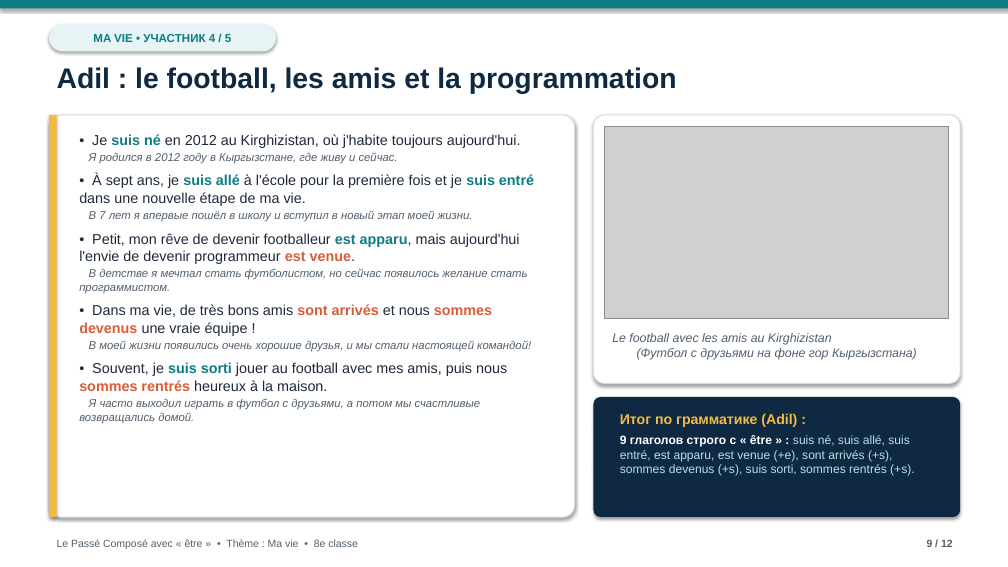
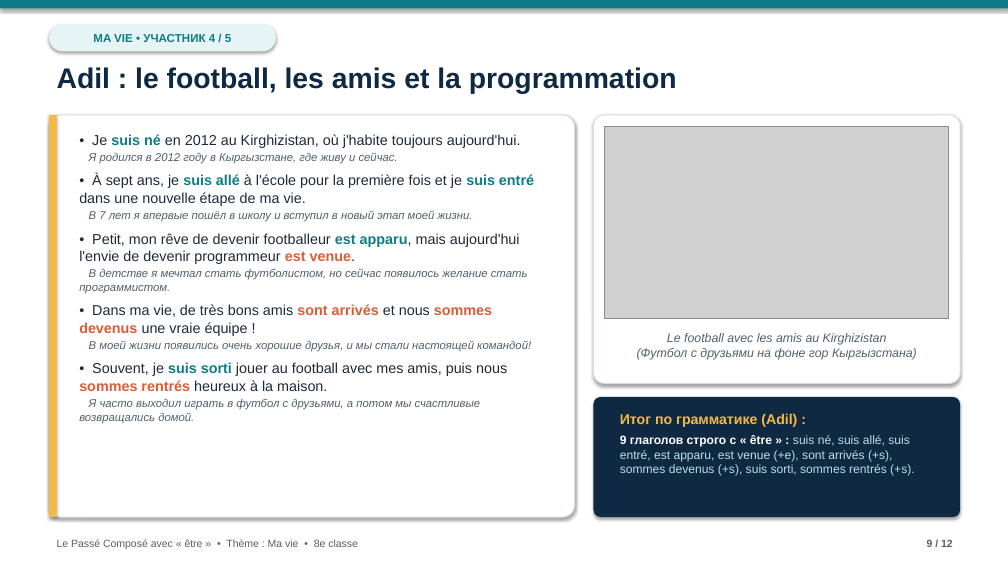
Before and after one commit to graz1p777dev/ma-vie-presentation, a slide deck: slide 9 of Ma_vie_Passe_Compose.pptx. Drawn at 1008x567 pixels with LibreOffice and Linux fonts; fonts in the diff are those of the drawing; grey boxes stand for pictures; background and template pictures are left out. Boxes give left, top, right and bottom in pixels: in the first picture for what was removed or moved away, otherwise in the second. Text is boxed around its words. In the diff, an @@ line names an element or a change of style, - is before the commit and + after.

```diff
--- a/Ma_vie_Passe_Compose.pptx
+++ b/Ma_vie_Passe_Compose.pptx
@@ text at [637, 333, 917, 360]: text changed @@
-Le football avec les amis au Kirghizistan
-(Футбол с друзьями на фоне гор Кыргызстана)
+Le football avec les amis au Kirghizistan
+(Футбол с друзьями на фоне гор Кыргызстана)
```
Also in this commit, not shown: 2 other slides changed, 2 other files.
